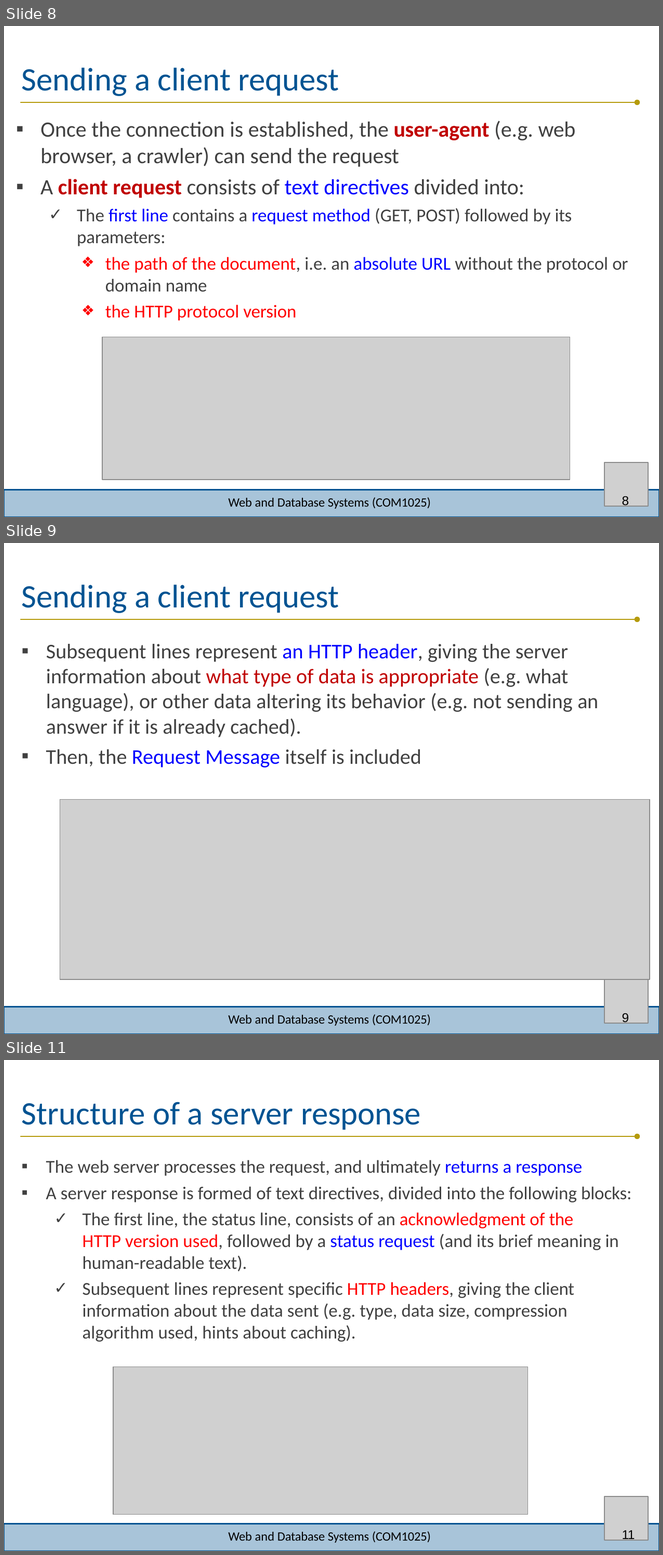
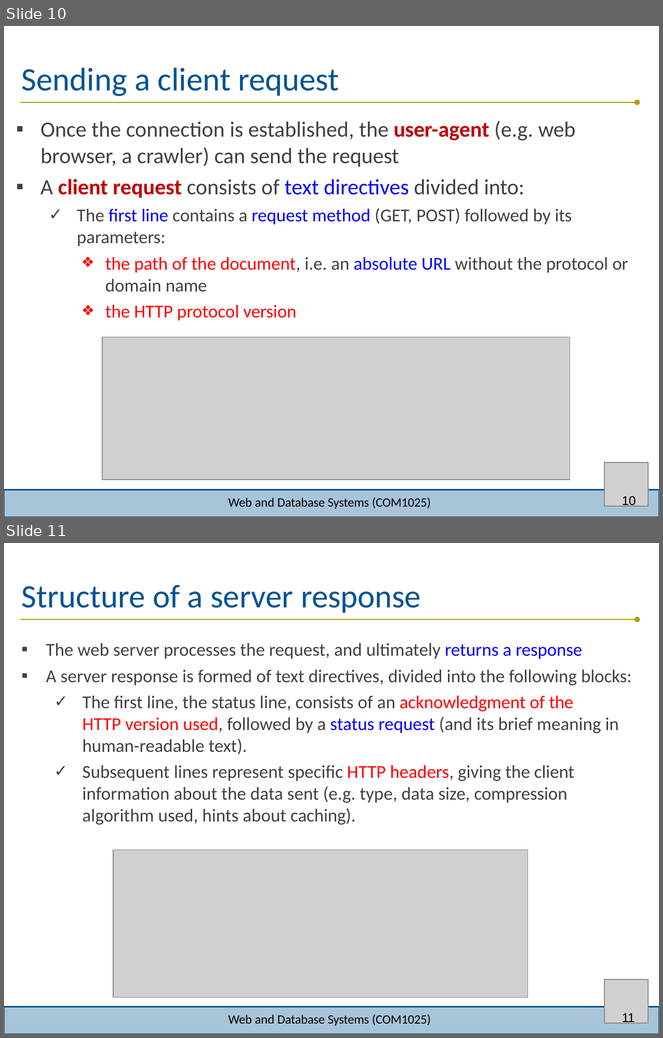
Before and after one commit to joeappleton18/WEB-AND-DATABASE-SYSTEMS, a slide deck: week-8/lecture/lecture.pptx. Shown one above the other, each under a label of ours: slides 8, 9 and 11 before the commit, slides 10 and 11 after it; the slides between them are not shown. The pictures are 663x1555 and 663x1038 pixels, drawn with LibreOffice and Linux fonts; fonts in the diff are those of the drawing; grey boxes stand for pictures; background and template pictures are left out. Boxes give left, top, right and bottom in pixels: in the first picture for what was removed or moved away, otherwise in the second. Text is boxed around its words. In the diff, an @@ line names an element or a change of style, - is before the commit and + after.

```diff
--- a/week-8/lecture/lecture.pptx
+++ b/week-8/lecture/lecture.pptx
@@ slide 9 removed at box(4, 543, 659, 1034), background #FFFFFF; not listed: 3 template elements that a slide beside it also shows @@
@@ title removed at box(22, 585, 339, 613) @@
-Sending a client request
@@ text removed at box(46, 644, 598, 768) @@
-▪ Subsequent lines represent an HTTP header, giving the server information about what type of data is appropriate (e.g. what language), or other data altering its behavior (e.g. not sending an answer if it is already cached).
-▪ Then, the Request Message itself is included
@@ picture removed at box(60, 800, 650, 980) @@
@@ picture removed at box(605, 980, 649, 1024) @@
@@ text removed at box(228, 1015, 431, 1026) @@
-Web and Database Systems (COM1025)
@@ page number removed at box(622, 1014, 630, 1024) @@
-9
@@ what was slide 8 is now slide 10 @@
@@ page number at box(622, 497, 636, 507): text changed @@
-8
+10
```
Also in this commit, not shown: 19 slides changed, 6 other slides removed.
